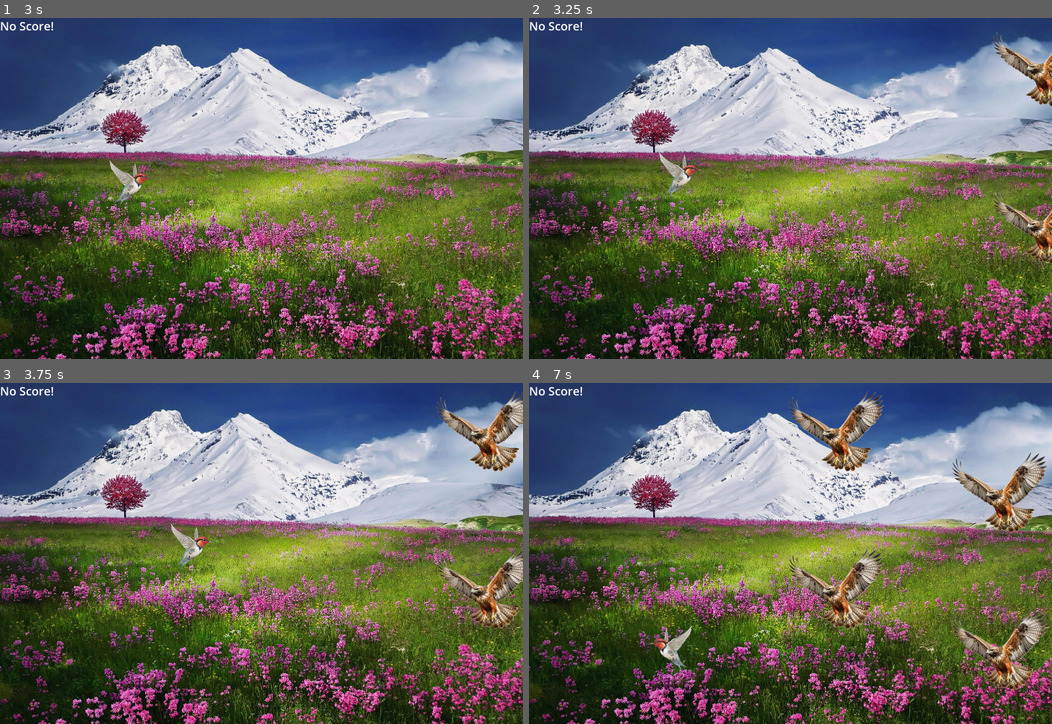
Above: before the commit, frames 1-4 (two rows, left to right).
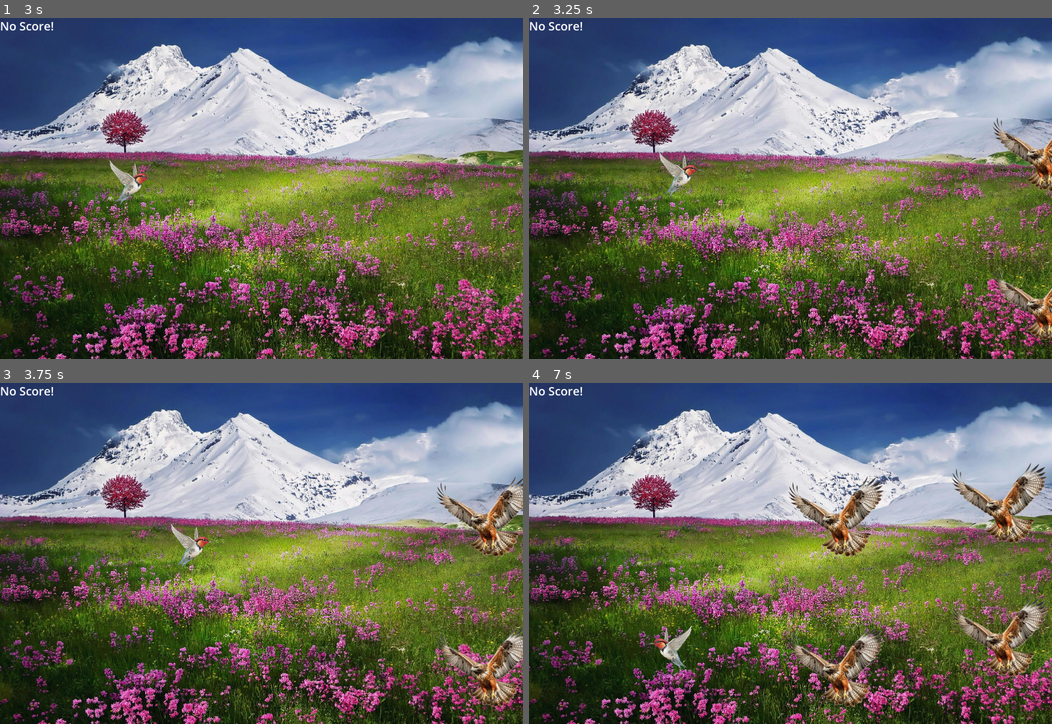
Above: after the commit, the same moments.

Repository: tarikdemiroren/FlappyHawk
Game: Godot game, scene res://game_world.tscn
Same seed, same stepped clock (60 frames per second), same inputs: the game is played once before the commit and once after it. The project has no main scene, so this scene is started directly.
Inputs:
- Up to frame 1 (3 s): tap Enter (ui_accept) at 0.5, 0.77, 1.52 s; hold Right (ui_right) 0.53-2.03 s; hold Left (ui_left) 2.03-2.78 s; hold Right (ui_right) from 2.78 s (still down)
- Up to frame 2 (3.25 s): keep holding Right (ui_right); tap Enter (ui_accept) at 3.02 s
- Up to frame 3 (3.75 s): keep holding Right (ui_right)
- Up to frame 4 (7 s): tap Enter (ui_accept) at 3.77, 4.52, 6.02, 6.77 s; release Right (ui_right) at 4.28 s; hold Left (ui_left) 4.28-5.03 s; hold Right (ui_right) 5.03-5.78 s; hold Left (ui_left) from 5.78 s (still down)

Frame 1 is identical in both runs. In frame 2, 3.2% of the frame differs, in the area x 88-100%, y 4-96%; in frame 3, 6.1%; in frame 4, 11%, in the area x 49-100%, y 2-96%.

Commit message:
Enemy tuple interval made random

Diff:
--- a/enemy_tuple.gd
+++ b/enemy_tuple.gd
@@ -1,11 +1,22 @@
 extends Node2D
 
 var speed: float = 200.0
+@export var score_area_height: float = 660.0  # Exported variable for height
 
 @onready var scoreArea = $VBoxContainer/ScoreArea
+@onready var scoreAreaShape = $VBoxContainer/ScoreArea/ScoreAreaShape
+@onready var enemyBird = $VBoxContainer/EnemyBird
+@onready var enemyBird2 = $VBoxContainer/EnemyBird2
 
 # Called when the node enters the scene tree for the first time.
 func _ready() -> void:
+		# Adjust the collision shape size
+	if scoreAreaShape and scoreAreaShape.shape is RectangleShape2D:
+		scoreAreaShape.shape.size.y = score_area_height  # Set height dynamically
+
+	# Adjust the position of the lower enemy (EnemyBird2) based on the height of the score area
+	enemyBird2.position.y = enemyBird.position.y + score_area_height  # Move it down
+
 	scoreArea.body_entered.connect(_on_score_area_entered)
 	scoreArea.body_exited.connect(_on_score_area_exited)
 
--- a/enemy_tuple.tscn
+++ b/enemy_tuple.tscn
@@ -20,7 +20,7 @@
 
 [node name="ScoreArea" type="Area2D" parent="VBoxContainer"]
 
-[node name="CollisionShape2D" type="CollisionShape2D" parent="VBoxContainer/ScoreArea"]
+[node name="ScoreAreaShape" type="CollisionShape2D" parent="VBoxContainer/ScoreArea"]
 position = Vector2(0, 280)
 shape = SubResource("CapsuleShape2D_y36gp")
 
--- a/game_world.gd
+++ b/game_world.gd
@@ -9,6 +9,9 @@
 
 # Called when the node enters the scene tree for the first time.
 func _ready() -> void:
+	game_start()
+
+func game_start():
 	screen_width = get_viewport_rect().size.x
 	screen_height = get_viewport_rect().size.y
 
@@ -23,9 +26,12 @@
 	scoreLabel.text = "No Score!"
 
 func spawn_enemy():
-	var enemy_gap = 660  # Distance between enemies
-	var min_y = 100  # Minimum Y position
-	var max_y = screen_height - enemy_gap - 100  # Ensure space for second enemy
+	var min_gap = 400  # Minimum distance between enemies
+	var max_gap = 1000  # Maximum distance (for randomness)
+	var enemy_gap = randf_range(min_gap, max_gap)  # Random height for variety
+
+	var min_y = 100
+	var max_y = screen_height - enemy_gap - 100
 
 	# Randomly pick a Y position within bounds
 	var enemy_y = randf_range(min_y, max_y)
@@ -33,6 +39,7 @@
 	# Create enemy instance (contains both obstacles + area)
 	var enemy_instance = enemy_scene.instantiate()
 	enemy_instance.position = Vector2(screen_width, enemy_y)
+	enemy_instance.score_area_height = enemy_gap  # Set dynamic score area height
 
 	# Add enemy to the scene
 	add_child(enemy_instance)
